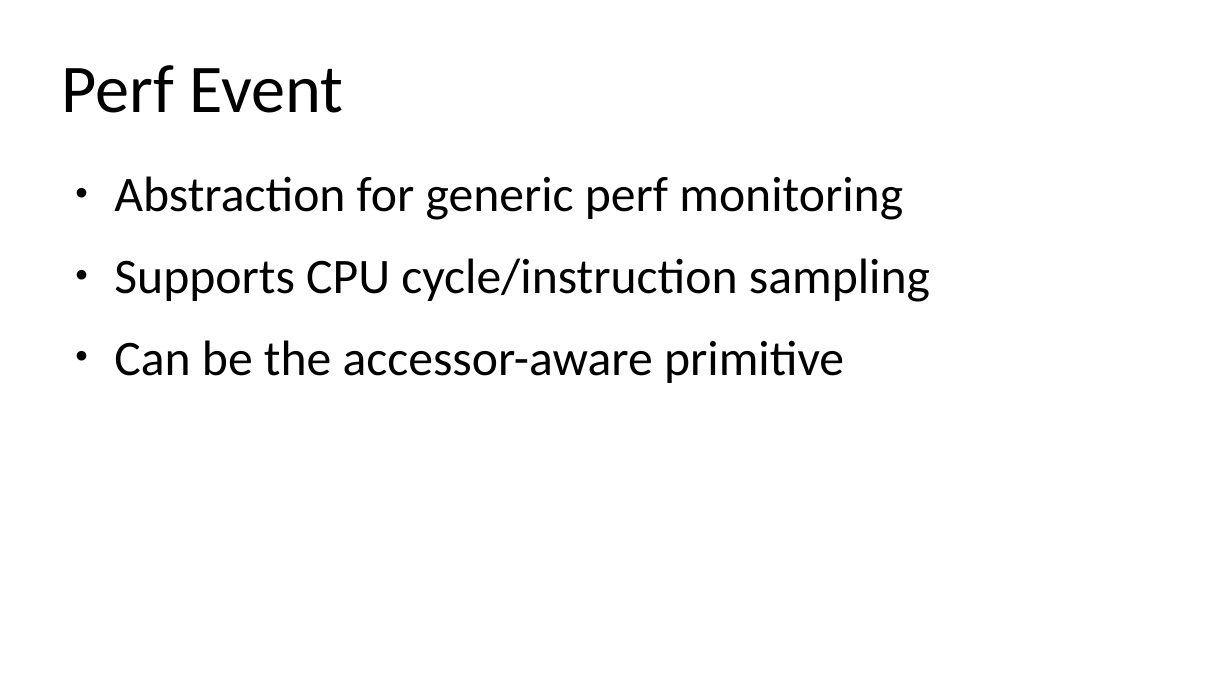
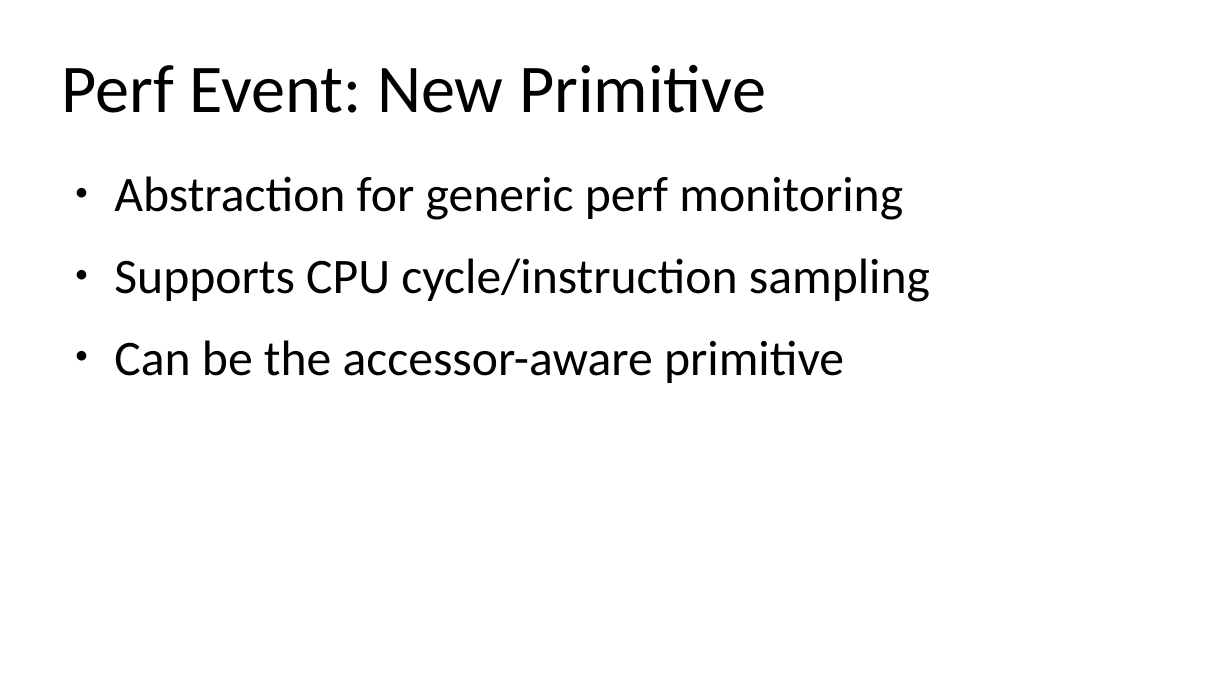
Before and after one commit to damonitor/talks, a slide deck: slide 24 of 2026/lpc/spmm_micro_conf/damon_for_cgxpu_numa.odp (slide 21 before the commit). Drawn at 1232x693 pixels with LibreOffice and Linux fonts; fonts in the diff are those of the drawing. Boxes give left, top, right and bottom in pixels: in the first picture for what was removed or moved away, otherwise in the second. Text is boxed around its words. In the diff, an @@ line names an element or a change of style, - is before the commit and + after.

```diff
--- a/2026/lpc/spmm_micro_conf/damon_for_cgxpu_numa.odp
+++ b/2026/lpc/spmm_micro_conf/damon_for_cgxpu_numa.odp
@@ title at box(62, 64, 766, 113): text changed @@
-Perf Event
+Perf Event: New Primitive
```
Also in this commit, not shown: 8 other slides changed, 1 slide added, 1 other file.
